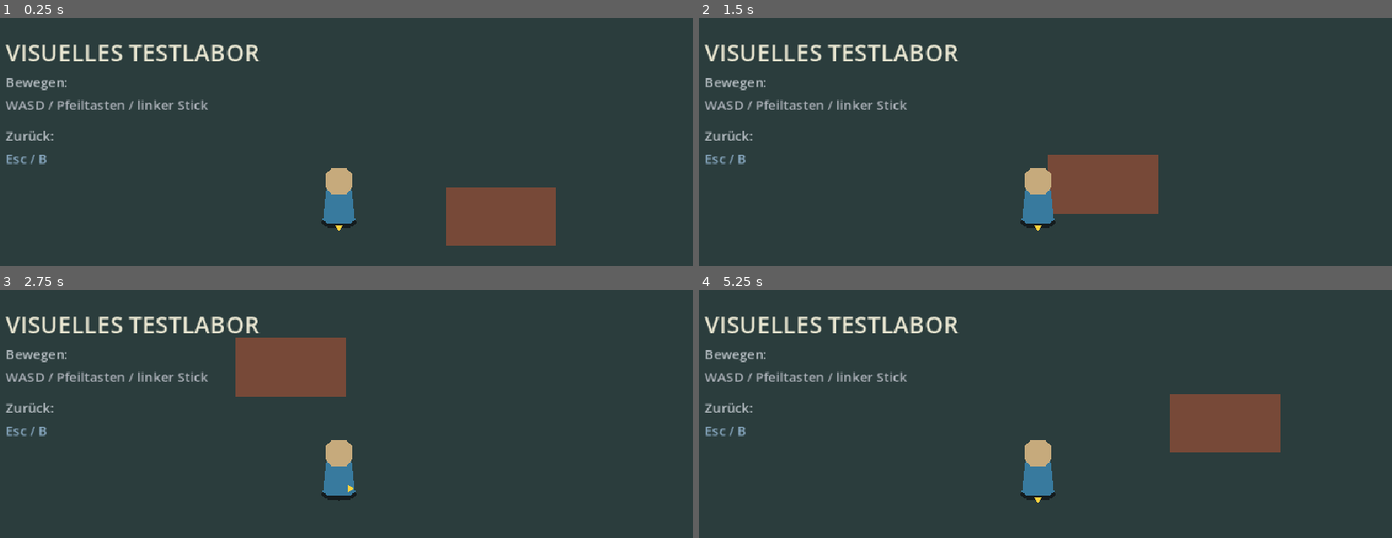
Above: before the commit, frames 1-4 (two rows, left to right).
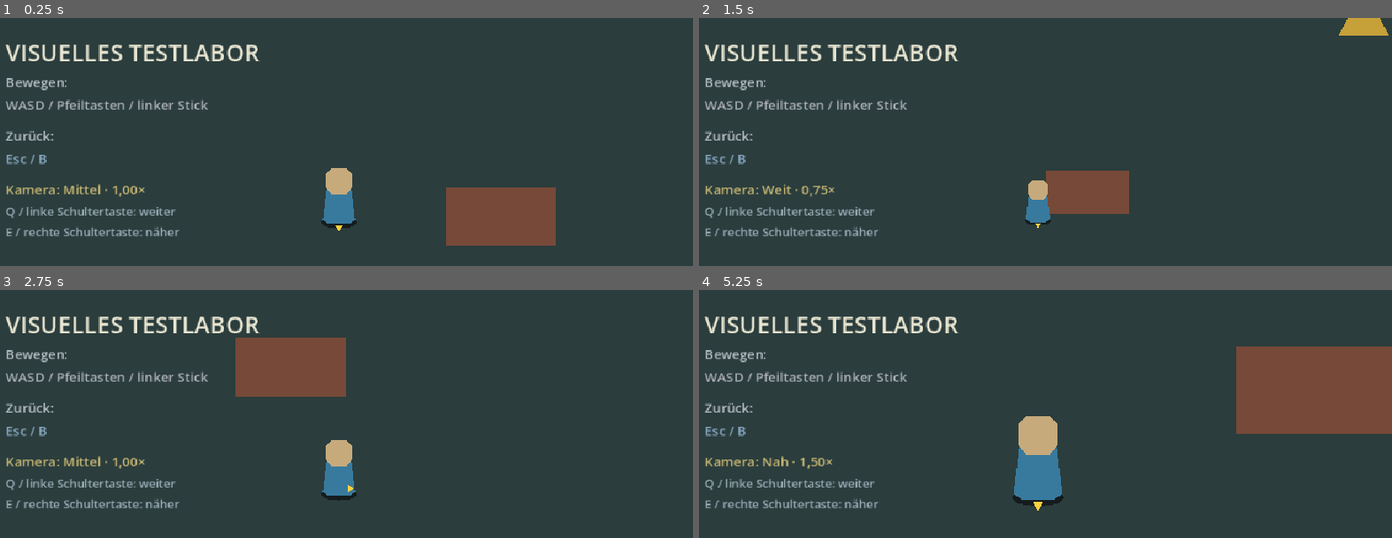
Above: after the commit, the same moments.

Repository: kleiveist/EtherFood
Game: Godot game, scene res://scenes/dev/visual_lab.tscn
The game is run twice, just before and just after one commit, with the same random seed, the same clock (stepped at 60 frames per second) and the same inputs. This scene is started directly instead of the project's main scene.
Inputs (mouse positions are in pixels of both pictures, inside the frame that each line leads up to):
- Up to frame 1 (0.25 s): no input
- Up to frame 2 (1.5 s): tap Enter (ui_accept) at 0.5, 0.77 s; move the mouse to (1191, 196) at 0.52 s; hold D (gameplay_move_right) 0.53-1.28 s; tap E (dev_camera_zoom_in, bound only after the commit) at 0.6 s; click (1191, 196) at 0.67 s; tap Q (dev_camera_zoom_out, bound only after the commit) at 0.8, 1.35 s; move the mouse to (893, 236) at 1.27 s; hold S (gameplay_move_down) from 1.28 s (still down); click (893, 236) at 1.42 s
- Up to frame 3 (2.75 s): tap Enter (ui_accept) at 1.52 s; tap E (dev_camera_zoom_in, bound only after the commit) at 1.55, 2.1 s; move the mouse to (408, 401) at 2.02 s; release S (gameplay_move_down) at 2.03 s; hold D (gameplay_move_right) from 2.03 s (still down); click (408, 401) at 2.17 s; tap Q (dev_camera_zoom_out, bound only after the commit) at 2.3 s
- Up to frame 4 (5.25 s): move the mouse to (outside the picture) at 2.77 s; release D (gameplay_move_right) at 2.78 s; hold W (gameplay_move_up) 2.78-3.53 s; tap Q (dev_camera_zoom_out, bound only after the commit) at 2.85, 3.8, 4.35 s; click (outside the picture) at 2.92 s; tap Enter (ui_accept) at 3.02, 3.77, 4.52 s; tap E (dev_camera_zoom_in, bound only after the commit) at 3.05, 3.6, 4.55, 5.1 s; move the mouse to (outside the picture) at 3.52 s; hold A (gameplay_move_left) 3.53-5.03 s; click (outside the picture) at 3.67 s; move the mouse to (823, 428) at 4.27 s; click (823, 428) at 4.42 s; move the mouse to (1073, 488) at 5.02 s; hold S (gameplay_move_down) from 5.03 s (still down); click (1073, 488) at 5.17 s

The runs differ from the first frame. In frame 1, 1.2% of the frame differs, in the area x 0-26%, y 66-89%; in frame 2, 3.8%; in frame 3, 1.2%; in frame 4, 12%, in the area x 0-100%, y 22-89%.

Commit message:
🎥 feat: add camera zoom presets to visual laboratory

Diff:
--- a/game/project.godot
+++ b/game/project.godot
@@ -102,6 +102,18 @@
 , Object(InputEventJoypadMotion,"resource_local_to_scene":false,"resource_name":"","device":-1,"axis":0,"axis_value":1.0,"script":null)
 ]
 }
+dev_camera_zoom_out={
+"deadzone": 0.5,
+"events": [Object(InputEventKey,"resource_local_to_scene":false,"resource_name":"","device":-1,"window_id":0,"alt_pressed":false,"shift_pressed":false,"ctrl_pressed":false,"meta_pressed":false,"pressed":false,"keycode":0,"physical_keycode":81,"key_label":0,"unicode":0,"location":0,"echo":false,"script":null)
+, Object(InputEventJoypadButton,"resource_local_to_scene":false,"resource_name":"","device":-1,"button_index":9,"pressure":0.0,"pressed":false,"script":null)
+]
+}
+dev_camera_zoom_in={
+"deadzone": 0.5,
+"events": [Object(InputEventKey,"resource_local_to_scene":false,"resource_name":"","device":-1,"window_id":0,"alt_pressed":false,"shift_pressed":false,"ctrl_pressed":false,"meta_pressed":false,"pressed":false,"keycode":0,"physical_keycode":69,"key_label":0,"unicode":0,"location":0,"echo":false,"script":null)
+, Object(InputEventJoypadButton,"resource_local_to_scene":false,"resource_name":"","device":-1,"button_index":10,"pressure":0.0,"pressed":false,"script":null)
+]
+}
 app_pause={
 "deadzone": 0.5,
 "events": [Object(InputEventKey,"resource_local_to_scene":false,"resource_name":"","device":-1,"window_id":0,"alt_press …(195 unchanged characters)…
--- a/game/scenes/dev/visual_lab.gd
+++ b/game/scenes/dev/visual_lab.gd
@@ -1,14 +1,26 @@
 extends Control
 
+enum CameraZoomPreset {
+	WIDE,
+	MEDIUM,
+	NEAR,
+}
+
 const MAIN_MENU_ROUTE := &"main_menu"
+const ZOOM_OUT_ACTION := &"dev_camera_zoom_out"
+const ZOOM_IN_ACTION := &"dev_camera_zoom_in"
 const WORLD_LEFT := 0
 const WORLD_TOP := 0
 const WORLD_RIGHT := 1920
 const WORLD_BOTTOM := 1080
+const CAMERA_ZOOM_NAMES: Array[String] = ["Weit", "Mittel", "Nah"]
+const CAMERA_ZOOM_VALUES: Array[float] = [0.75, 1.0, 1.5]
 
 @onready var player_camera: Camera2D = $TestWorld/HeroCharacter/PlayerCamera
+@onready var camera_status: Label = $InterfaceLayer/Interface/Text/CameraStatus
 
 var _navigation_requested := false
+var _selected_camera_zoom: int = CameraZoomPreset.MEDIUM
 
 
 func _ready() -> void:
@@ -17,12 +29,21 @@
 	player_camera.limit_right = WORLD_RIGHT
 	player_camera.limit_bottom = WORLD_BOTTOM
 	player_camera.position_smoothing_enabled = false
-	player_camera.zoom = Vector2.ONE
 	player_camera.enabled = true
 	player_camera.make_current()
+	resized.connect(_on_visual_lab_resized)
+	_apply_camera_zoom()
 
 
 func _unhandled_input(event: InputEvent) -> void:
+	if event.is_action_pressed(ZOOM_OUT_ACTION):
+		get_viewport().set_input_as_handled()
+		_change_camera_zoom(-1)
+		return
+	if event.is_action_pressed(ZOOM_IN_ACTION):
+		get_viewport().set_input_as_handled()
+		_change_camera_zoom(1)
+		return
 	if _navigation_requested or not event.is_action_pressed(&"ui_cancel"):
 		return
 
@@ -37,3 +58,49 @@
 		"VisualLab failed to navigate to route '%s' with error %d."
 		% [MAIN_MENU_ROUTE, navigation_error],
 	)
+
+
+func _change_camera_zoom(direction: int) -> void:
+	var next_zoom := clampi(
+		_selected_camera_zoom + direction,
+		CameraZoomPreset.WIDE,
+		CameraZoomPreset.NEAR,
+	)
+	if next_zoom == _selected_camera_zoom:
+		return
+	_selected_camera_zoom = next_zoom
+	_apply_camera_zoom()
+
+
+func _apply_camera_zoom() -> void:
+	var selected_zoom := CAMERA_ZOOM_VALUES[_selected_camera_zoom]
+	var effective_zoom := maxf(selected_zoom, _minimum_camera_zoom())
+	player_camera.zoom = Vector2(effective_zoom, effective_zoom)
+	var limited_suffix := ""
+	if effective_zoom > selected_zoom:
+		limited_suffix = " · durch Weltgröße begrenzt"
+	camera_status.text = "Kamera: %s · %s×%s" % [
+		CAMERA_ZOOM_NAMES[_selected_camera_zoom],
+		_format_camera_zoom(effective_zoom),
+		limited_suffix,
+	]
+
+
+func _minimum_camera_zoom() -> float:
+	var viewport_size := size
+	if viewport_size.x <= 0.0 or viewport_size.y <= 0.0:
+		viewport_size = Vector2(
+			float(ProjectSettings.get_setting("display/window/size/viewport_width", 0)),
+			float(ProjectSettings.get_setting("display/window/size/viewport_height", 0)),
+		)
+	var world_width := float(WORLD_RIGHT - WORLD_LEFT)
+	var world_height := float(WORLD_BOTTOM - WORLD_TOP)
+	return maxf(viewport_size.x / world_width, viewport_size.y / world_height)
+
+
+func _format_camera_zoom(zoom_value: float) -> String:
+	return ("%.2f" % zoom_value).replace(".", ",")
+
+
+func _on_visual_lab_resized() -> void:
+	_apply_camera_zoom()
--- a/game/scenes/dev/visual_lab.tscn
+++ b/game/scenes/dev/visual_lab.tscn
@@ -152,3 +152,26 @@
 theme_override_colors/font_color = Color(0.55, 0.68, 0.78, 1)
 theme_override_font_sizes/font_size = 18
 text = "Esc / B"
+
+[node name="CameraSpacer" type="Control" parent="InterfaceLayer/Interface/Text"]
+custom_minimum_size = Vector2(0, 6)
+layout_mode = 2
+mouse_filter = 2
+
+[node name="CameraStatus" type="Label" parent="InterfaceLayer/Interface/Text"]
+layout_mode = 2
+theme_override_colors/font_color = Color(0.78, 0.72, 0.45, 1)
+theme_override_font_sizes/font_size = 18
+text = "Kamera: Mittel · 1,00×"
+
+[node name="CameraZoomOutHint" type="Label" parent="InterfaceLayer/Interface/Text"]
+layout_mode = 2
+theme_override_colors/font_color = Color(0.61, 0.68, 0.72, 1)
+theme_override_font_sizes/font_size = 16
+text = "Q / linke Schultertaste: weiter"
+
+[node name="CameraZoomInHint" type="Label" parent="InterfaceLayer/Interface/Text"]
+layout_mode = 2
+theme_override_colors/font_color = Color(0.61, 0.68, 0.72, 1)
+theme_override_font_sizes/font_size = 16
+text = "E / rechte Schultertaste: näher"
--- a/game/tests/bootstrap_integration_test.gd
+++ b/game/tests/bootstrap_integration_test.gd
@@ -18,6 +18,9 @@
 const EXPECTED_VISUAL_LAB_MOVEMENT_HINT := "WASD / Pfeiltasten / linker Stick"
 const EXPECTED_VISUAL_LAB_BACK_HEADING := "Zurück:"
 const EXPECTED_VISUAL_LAB_BACK_HINT := "Esc / B"
+const EXPECTED_VISUAL_LAB_CAMERA_STATUS := "Kamera: Mittel · 1,00×"
+const EXPECTED_VISUAL_LAB_ZOOM_OUT_HINT := "Q / linke Schultertaste: weiter"
+const EXPECTED_VISUAL_LAB_ZOOM_IN_HINT := "E / rechte Schultertaste: näher"
 const EXPECTED_VISUAL_LAB_WORLD_BOUNDS := Rect2(0.0, 0.0, 1920.0, 1080.0)
 const FORGE2D_PLACEHOLDER := "Forge2D"
 const TEST_SUITES := [
@@ -25,6 +28,7 @@
 	"res://tests/runtime/application_root_test.gd",
 	"res://tests/runtime/input_map_test.gd",
 	"res://tests/runtime/hero_character_test.gd",
+	"res://tests/runtime/visual_lab_zoom_test.gd",
 	"res://tests/runtime/touch_action_adapter_test.gd",
 ]
 
@@ -570,6 +574,42 @@
 				visual_lab_back_hint.text == EXPECTED_VISUAL_LAB_BACK_HINT,
 				"VisualLab displays its back hint",
 			)
+		var visual_lab_camera_status := bootstrap.get_node_or_null(
+			(
+				"ApplicationRoot/RouteHost/VisualLab/InterfaceLayer/Interface/Text/"
+				+ "CameraStatus"
+			)
+		) as Label
+		_expect(visual_lab_camera_status != null, "VisualLab has a camera-status Label")
+		if visual_lab_camera_status != null:
+			_expect(
+				visual_lab_camera_status.text == EXPECTED_VISUAL_LAB_CAMERA_STATUS,
+				"VisualLab displays its initial camera zoom",
+			)
+		var visual_lab_zoom_out_hint := bootstrap.get_node_or_null(
+			(
+				"ApplicationRoot/RouteHost/VisualLab/InterfaceLayer/Interface/Text/"
+				+ "CameraZoomOutHint"
+			)
+		) as Label
+		_expect(visual_lab_zoom_out_hint != null, "VisualLab has a zoom-out hint Label")
+		if visual_lab_zoom_out_hint != null:
+			_expect(
+				visual_lab_zoom_out_hint.text == EXPECTED_VISUAL_LAB_ZOOM_OUT_HINT,
+				"VisualLab displays its zoom-out controls",
+			)
+		var visual_lab_zoom_in_hint := bootstrap.get_node_or_null(
+			(
+				"ApplicationRoot/RouteHost/VisualLab/InterfaceLayer/Interface/Text/"
+				+ "CameraZoomInHint"
+			)
+		) as Label
+		_expect(visual_lab_zoom_in_hint != null, "VisualLab has a zoom-in hint Label")
+		if visual_lab_zoom_in_hint != null:
+			_expect(
+				visual_lab_zoom_in_hint.text == EXPECTED_VISUAL_LAB_ZOOM_IN_HINT,
+				"VisualLab displays its zoom-in controls",
+			)
 
 		if visual_lab != null:
 			_expect(
--- /dev/null
+++ b/game/tests/runtime/visual_lab_zoom_test.gd
@@ -0,0 +1,368 @@
+extends RefCounted
+
+const VISUAL_LAB_SCENE_PATH := "res://scenes/dev/visual_lab.tscn"
+const HERO_SCRIPT := preload("res://scenes/gameplay/hero/hero_character.gd")
+const ZOOM_OUT_ACTION := &"dev_camera_zoom_out"
+const ZOOM_IN_ACTION := &"dev_camera_zoom_in"
+const WIDE_ZOOM := Vector2(0.75, 0.75)
+const MEDIUM_ZOOM := Vector2.ONE
+const NEAR_ZOOM := Vector2(1.5, 1.5)
+const WIDE_STATUS := "Kamera: Weit · 0,75×"
+const MEDIUM_STATUS := "Kamera: Mittel · 1,00×"
+const NEAR_STATUS := "Kamera: Nah · 1,50×"
+const LIMITED_WIDE_STATUS := "Kamera: Weit · 1,25× · durch Weltgröße begrenzt"
+const LIMITED_MEDIUM_STATUS := "Kamera: Mittel · 1,25× · durch Weltgröße begrenzt"
+const WORLD_SIZE := Vector2(1920, 1080)
+
+var failures: PackedStringArray = []
+
+
+func run(tree: SceneTree) -> PackedStringArray:
+	_expect_input_mappings()
+	var visual_lab_scene := load(VISUAL_LAB_SCENE_PATH) as PackedScene
+	_expect(visual_lab_scene != null, "VisualLab scene loads")
+	if visual_lab_scene == null:
+		return failures
+
+	var visual_lab_node := visual_lab_scene.instantiate()
+	_expect(visual_lab_node is Control, "VisualLab instantiates as Control")
+	if not visual_lab_node is Control:
+		if visual_lab_node != null:
+			visual_lab_node.free()
+		return failures
+
+	var visual_lab := visual_lab_node as Control
+	tree.root.add_child(visual_lab)
+	await tree.process_frame
+
+	var player_camera := visual_lab.get_node_or_null(
+		"TestWorld/HeroCharacter/PlayerCamera"
+	) as Camera2D
+	var camera_status := visual_lab.get_node_or_null(
+		"InterfaceLayer/Interface/Text/CameraStatus"
+	) as Label
+	var zoom_out_hint := visual_lab.get_node_or_null(
+		"InterfaceLayer/Interface/Text/CameraZoomOutHint"
+	) as Label
+	var zoom_in_hint := visual_lab.get_node_or_null(
+		"InterfaceLayer/Interface/Text/CameraZoomInHint"
+	) as Label
+	var hero: HERO_SCRIPT = visual_lab.get_node_or_null(
+		"TestWorld/HeroCharacter"
+	) as HERO_SCRIPT
+	var hero_collision := visual_lab.get_node_or_null(
+		"TestWorld/HeroCharacter/CollisionShape2D"
+	) as CollisionShape2D
+
+	_expect(player_camera != null, "VisualLab has PlayerCamera")
+	_expect(camera_status != null, "VisualLab has a camera-status Label")
+	_expect(
+		zoom_out_hint != null
+		and zoom_out_hint.text == "Q / linke Schultertaste: weiter",
+		"VisualLab shows the zoom-out hint",
+	)
+	_expect(
+		zoom_in_hint != null
+		and zoom_in_hint.text == "E / rechte Schultertaste: näher",
+		"VisualLab shows the zoom-in hint",
+	)
+	_expect(hero != null, "VisualLab has HeroCharacter")
+	_expect(
+		hero_collision != null and hero_collision.shape != null,
+		"VisualLab HeroCharacter has a collision shape",
+	)
+
+	var original_move_speed := hero.move_speed if hero != null else 0.0
+	var original_hero_scale := hero.scale if hero != null else Vector2.ZERO
+	var original_collision_shape := hero_collision.shape if hero_collision != null else null
+	var status_screen_position := (
+		camera_status.get_screen_transform().origin if camera_status != null else Vector2.ZERO
+	)
+	if player_camera != null and camera_status != null:
+		_expect_zoom_state(
+			player_camera,
+			camera_status,
+			MEDIUM_ZOOM,
+			MEDIUM_STATUS,
+			"VisualLab starts at medium zoom",
+		)
+
+		visual_lab._unhandled_input(_pressed_key(KEY_E, true))
+		_expect_zoom_state(
+			player_camera,
+			camera_status,
+			MEDIUM_ZOOM,
+			MEDIUM_STATUS,
+			"held zoom input does not repeat",
+		)
+
+		visual_lab._unhandled_input(_pressed_key(KEY_Q))
+		_expect_zoom_state(
+			player_camera,
+			camera_status,
+			WIDE_ZOOM,
+			WIDE_STATUS,
+			"Q changes medium zoom to wide",
+		)
+		if hero != null:
+			await _expect_camera_limits(
+				tree,
+				hero,
+				player_camera,
+				visual_lab.size,
+				"wide zoom",
+			)
+		visual_lab._unhandled_input(_pressed_key(KEY_Q))
+		_expect_zoom_state(
+			player_camera,
+			camera_status,
+			WIDE_ZOOM,
+			WIDE_STATUS,
+			"zoom-out stops at wide",
+		)
+
+		visual_lab._unhandled_input(_pressed_key(KEY_E))
+		_expect_zoom_state(
+			player_camera,
+			camera_status,
+			MEDIUM_ZOOM,
+			MEDIUM_STATUS,
+			"E changes wide zoom to medium",
+		)
+		if hero != null:
+			await _expect_camera_limits(
+				tree,
+				hero,
+				player_camera,
+				visual_lab.size,
+				"medium zoom",
+			)
+		visual_lab._unhandled_input(_pressed_key(KEY_E))
+		_expect_zoom_state(
+			player_camera,
+			camera_status,
+			NEAR_ZOOM,
+			NEAR_STATUS,
+			"E changes medium zoom to near",
+		)
+		if hero != null:
+			await _expect_camera_limits(
+				tree,
+				hero,
+				player_camera,
+				visual_lab.size,
+				"near zoom",
+			)
+		visual_lab._unhandled_input(_pressed_key(KEY_E))
+		_expect_zoom_state(
+			player_camera,
+			camera_status,
+			NEAR_ZOOM,
+			NEAR_STATUS,
+			"zoom-in stops at near",
+		)
+
+		visual_lab._unhandled_input(_pressed_joypad_button(JOY_BUTTON_LEFT_SHOULDER))
+		_expect_zoom_state(
+			player_camera,
+			camera_status,
+			MEDIUM_ZOOM,
+			MEDIUM_STATUS,
+			"left shoulder changes near zoom to medium",
+		)
+		visual_lab._unhandled_input(_pressed_joypad_button(JOY_BUTTON_LEFT_SHOULDER))
+		_expect_zoom_state(
+			player_camera,
+			camera_status,
+			WIDE_ZOOM,
+			WIDE_STATUS,
+			"left shoulder changes medium zoom to wide",
+		)
+		visual_lab._unhandled_input(_pressed_joypad_button(JOY_BUTTON_RIGHT_SHOULDER))
+		_expect_zoom_state(
+			player_camera,
+			camera_status,
+			MEDIUM_ZOOM,
+			MEDIUM_STATUS,
+			"right shoulder changes wide zoom to medium",
+		)
+		visual_lab._unhandled_input(_pressed_joypad_button(JOY_BUTTON_RIGHT_SHOULDER))
+		_expect_zoom_state(
+			player_camera,
+			camera_status,
+			NEAR_ZOOM,
+			NEAR_STATUS,
+			"right shoulder changes medium zoom to near",
+		)
+
+		visual_lab._unhandled_input(_pressed_joypad_button(JOY_BUTTON_LEFT_SHOULDER))
+		visual_lab._unhandled_input(_pressed_joypad_button(JOY_BUTTON_LEFT_SHOULDER))
+		visual_lab.size = Vector2(2400, 1350)
+		_expect_zoom_state(
+			player_camera,
+			camera_status,
+			Vector2(1.25, 1.25),
+			LIMITED_WIDE_STATUS,
+			"world size limits wide zoom after viewport resize",
+		)
+		visual_lab._unhandled_input(_pressed_joypad_button(JOY_BUTTON_RIGHT_SHOULDER))
+		_expect_zoom_state(
+			player_camera,
+			camera_status,
+			Vector2(1.25, 1.25),
+			LIMITED_MEDIUM_STATUS,
+			"limited zoom still displays the selected medium preset",
+		)
+		visual_lab._unhandled_input(_pressed_joypad_button(JOY_BUTTON_RIGHT_SHOULDER))
+		_expect_zoom_state(
+			player_camera,
+			camera_status,
+			NEAR_ZOOM,
+			NEAR_STATUS,
+			"near zoom exceeds the resized viewport minimum",
+		)
+
+		_expect(player_camera.limit_left == 0, "zoom keeps the left camera limit")
+		_expect(player_camera.limit_top == 0, "zoom keeps the top camera limit")
+		_expect(player_camera.limit_right == 1920, "zoom keeps the right camera limit")
+		_expect(player_camera.limit_bottom == 1080, "zoom keeps the bottom camera limit")
+		_expect(
+			camera_status.get_screen_transform().origin.is_equal_approx(
+				status_screen_position,
+			),
+			"camera status stays fixed while zoom and world position change",
+		)
+
+	if hero != null:
+		_expect(hero.move_speed == original_move_speed, "zoom does not change hero move speed")
+		_expect(hero.scale == original_hero_scale, "zoom does not change hero scale")
+	if hero_collision != null:
+		_expect(
+			hero_collision.shape == original_collision_shape,
+			"zoom does not change the hero collision shape",
+		)
+
+	visual_lab.queue_free()
+	await tree.process_frame
+
+	var reopened_node := visual_lab_scene.instantiate()
+	_expect(reopened_node is Control, "VisualLab can be reopened")
+	if reopened_node is Control:
+		var reopened_visual_lab := reopened_node as Control
+		tree.root.add_child(reopened_visual_lab)
+		await tree.process_frame
+		var reopened_camera := reopened_visual_lab.get_node_or_null(
+			"TestWorld/HeroCharacter/PlayerCamera"
+		) as Camera2D
+		var reopened_status := reopened_visual_lab.get_node_or_null(
+			"InterfaceLayer/Interface/Text/CameraStatus"
+		) as Label
+		_expect(reopened_camera != null, "reopened VisualLab has PlayerCamera")
+		_expect(reopened_status != null, "reopened VisualLab has camera status")
+		if reopened_camera != null and reopened_status != null:
+			_expect_zoom_state(
+				reopened_camera,
+				reopened_status,
+				MEDIUM_ZOOM,
+				MEDIUM_STATUS,
+				"reopened VisualLab resets to medium zoom",
+			)
+		reopened_visual_lab.queue_free()
+		await tree.process_frame
+	elif reopened_node != null:
+		reopened_node.free()
+	return failures
+
+
+func _expect_input_mappings() -> void:
+	_expect(InputMap.has_action(ZOOM_OUT_ACTION), "InputMap defines zoom out")
+	_expect(InputMap.has_action(ZOOM_IN_ACTION), "InputMap defines zoom in")
+	if InputMap.has_action(ZOOM_OUT_ACTION):
+		_expect(
+			_has_key_mapping(ZOOM_OUT_ACTION, KEY_Q),
+			"zoom out uses the physical Q key",
+		)
+		_expect(
+			_has_button_mapping(ZOOM_OUT_ACTION, JOY_BUTTON_LEFT_SHOULDER),
+			"zoom out uses the left controller shoulder",
+		)
+	if InputMap.has_action(ZOOM_IN_ACTION):
+		_expect(
+			_has_key_mapping(ZOOM_IN_ACTION, KEY_E),
+			"zoom in uses the physical E key",
+		)
+		_expect(
+			_has_button_mapping(ZOOM_IN_ACTION, JOY_BUTTON_RIGHT_SHOULDER),
+			"zoom in uses the right controller shoulder",
+		)
+
+
+func _has_key_mapping(action: StringName, expected_key: Key) -> bool:
+	for input_event in InputMap.action_get_events(action):
+		var key_event := input_event as InputEventKey
+		if key_event != null and key_event.physical_keycode == expected_key:
+			return true
+	return false
+
+
+func _has_button_mapping(action: StringName, expected_button: JoyButton) -> bool:
+	for input_event in InputMap.action_get_events(action):
+		var button_event := input_event as InputEventJoypadButton
+		if button_event != null and button_event.button_index == expected_button:
+			return true
+	return false
+
+
+func _pressed_key(keycode: Key, echo: bool = false) -> InputEventKey:
+	var event := InputEventKey.new()
+	event.physical_keycode = keycode
+	event.pressed = true
+	event.echo = echo
+	return event
+
+
+func _pressed_joypad_button(button_index: JoyButton) -> InputEventJoypadButton:
+	var event := InputEventJoypadButton.new()
+	event.button_index = button_index
+	event.pressed = true
+	return event
+
+
+func _expect_zoom_state(
+		camera: Camera2D,
+		status: Label,
+		expected_zoom: Vector2,
+		expected_status: String,
+		description: String,
+) -> void:
+	_expect(camera.zoom.is_equal_approx(expected_zoom), "%s: camera zoom" % description)
+	_expect(status.text == expected_status, "%s: status text" % description)
+
+
+func _expect_camera_limits(
+		tree: SceneTree,
+		hero: HERO_SCRIPT,
+		camera: Camera2D,
+		viewport_size: Vector2,
+		description: String,
+) -> void:
+	var visible_half_size := viewport_size / camera.zoom / 2.0
+	hero.position = Vector2(30, 21)
+	await tree.physics_frame
+	camera.force_update_scroll()
+	_expect(
+		camera.get_screen_center_position().is_equal_approx(visible_half_size),
+		"%s stops at top-left world limits" % description,
+	)
+	hero.position = Vector2(1890, 1053)
+	await tree.physics_frame
+	camera.force_update_scroll()
+	_expect(
+		camera.get_screen_center_position().is_equal_approx(WORLD_SIZE - visible_half_size),
+		"%s stops at bottom-right world limits" % description,
+	)
+
+
+func _expect(condition: bool, description: String) -> void:
+	if not condition:
+		failures.append("VisualLabZoom: %s" % description)
Not shown, added: game/tests/runtime/visual_lab_zoom_test.gd.uid
